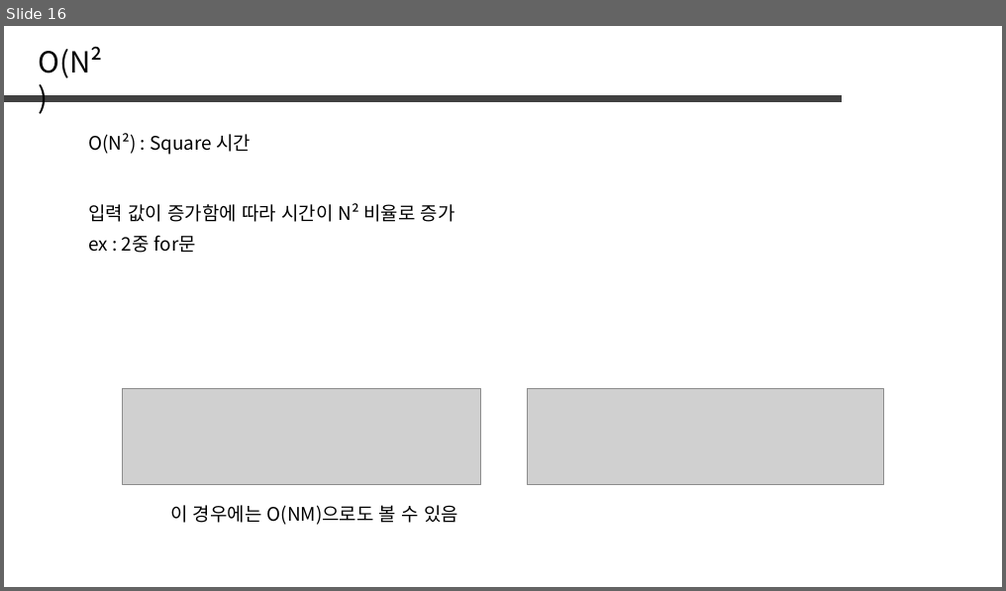
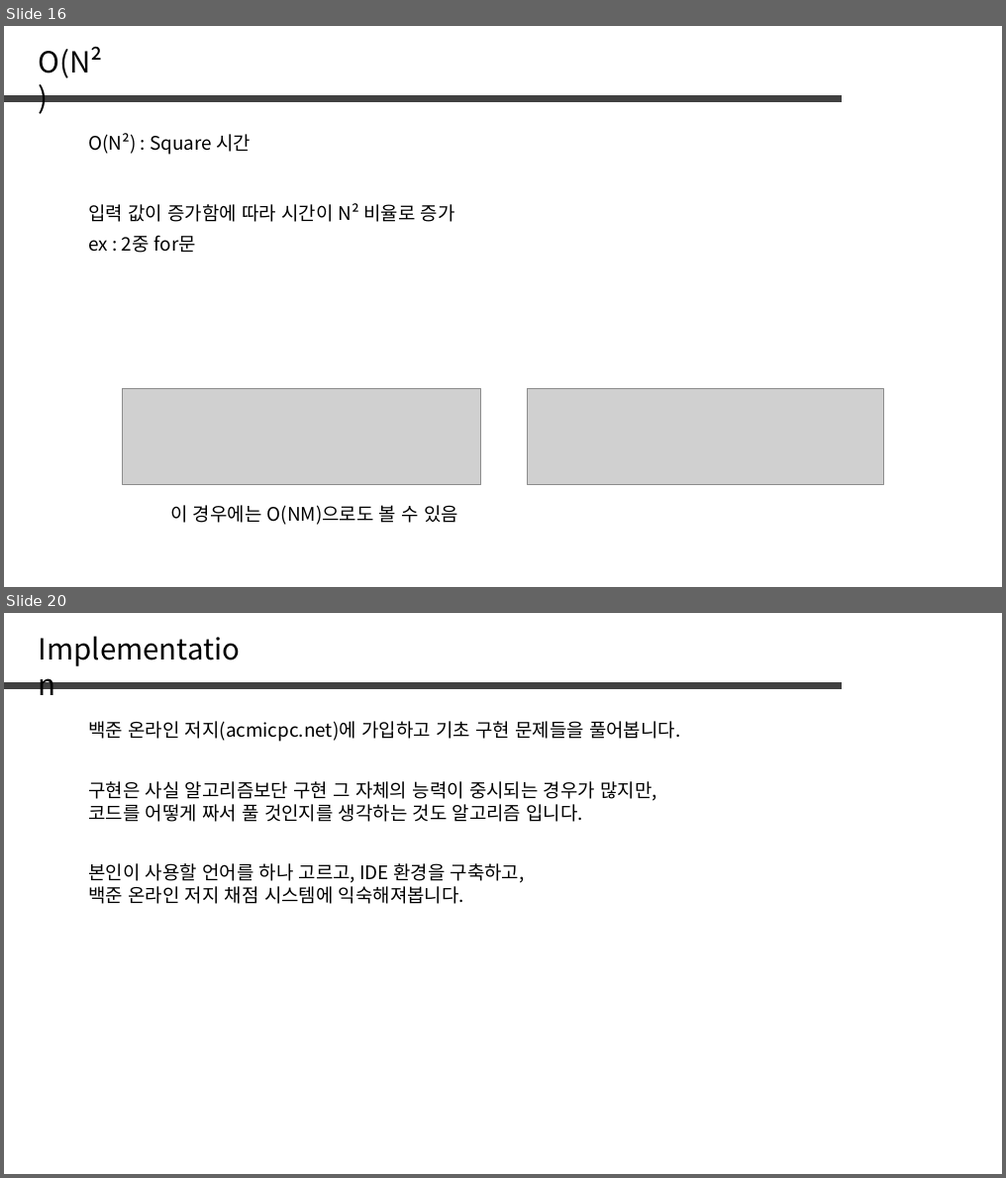
Before and after one commit to jaehoo1/PS-study, a slide deck: study/1_OT.pptx. Shown one above the other, each under a label of ours: slide 16 before the commit, slides 16 and 20 after it; the slides between them are not shown. The pictures are 1006x591 and 1006x1178 pixels, drawn with LibreOffice and Linux fonts; fonts in the diff are those of the drawing; grey boxes stand for pictures. Boxes give left, top, right and bottom in pixels: in the first picture for what was removed or moved away, otherwise in the second. Text is boxed around its words. In the diff, an @@ line names an element or a change of style, - is before the commit and + after.

```diff
--- a/study/1_OT.pptx
+++ b/study/1_OT.pptx
@@ slide 20 added at (4,613,1002,1174), background #FFFFFF @@
@@ text added at (31,627,263,669), 28 pt, text #000000 @@
+Implementation
@@ line added from (4, 685) to (843, 685), #404040 6 pt @@
@@ text added at (88,721,680,742), 18 pt, text #000000 @@
+백준 온라인 저지(acmicpc.net)에 가입하고 기초 구현 문제들을 풀어봅니다.
@@ text added at (88,781,656,822), 18 pt, text #000000 @@
+구현은 사실 알고리즘보단 구현 그 자체의 능력이 중시되는 경우가 많지만,
+코드를 어떻게 짜서 풀 것인지를 생각하는 것도 알고리즘 입니다.
@@ text added at (88,863,525,904), 18 pt, text #000000 @@
+본인이 사용할 언어를 하나 고르고, IDE 환경을 구축하고,
+백준 온라인 저지 채점 시스템에 익숙해져봅니다.
```
Also in this commit, not shown: 1 slide changed, 7 other slides added.
